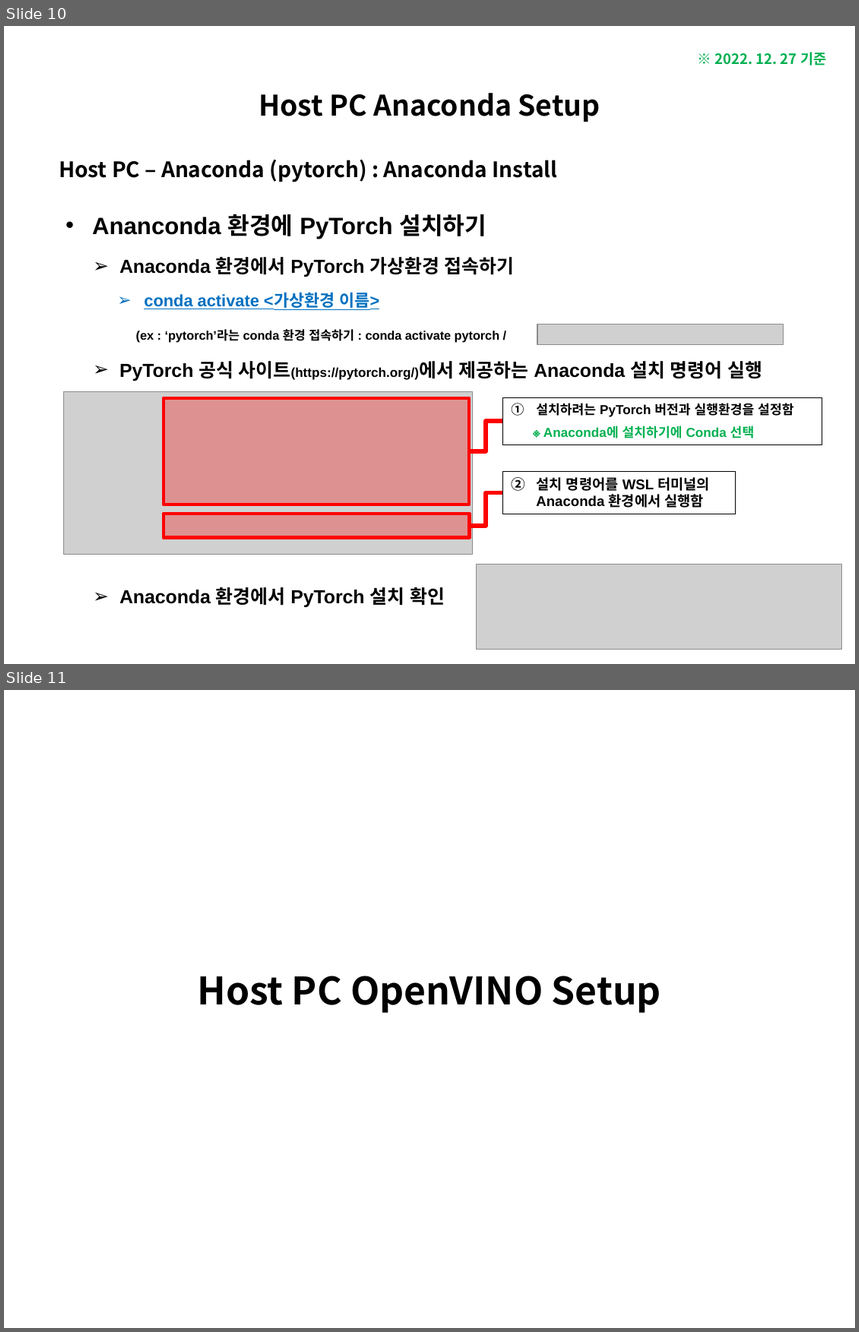
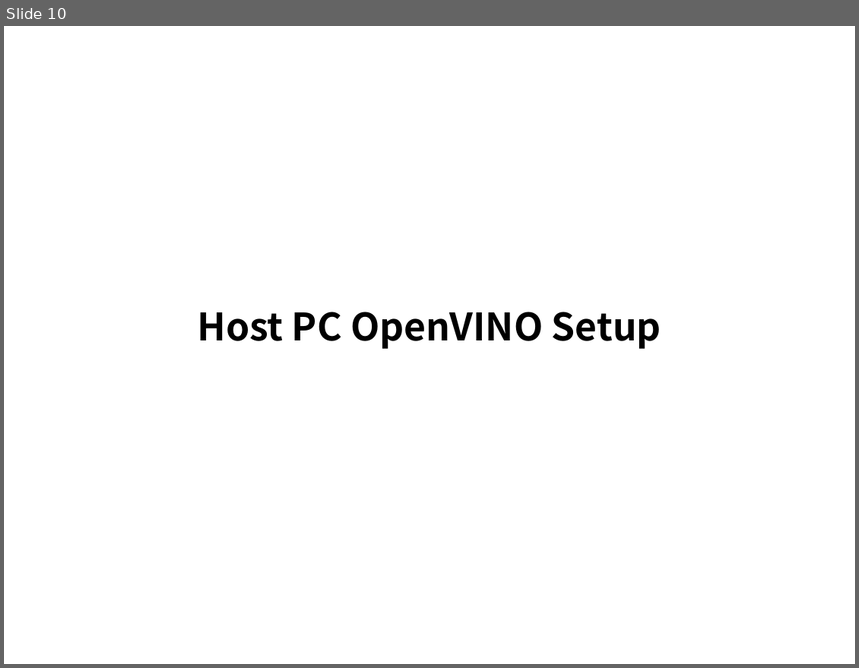
Before and after one commit to luwis93choi/Lecture-Materials-, a slide deck: PyTorch ONNX + Raspberry Pi + NCS Workflow.pptx. Shown one above the other, each under a label of ours: slides 10 and 11 before the commit, slide 10 after it. The pictures are 859x1332 and 859x668 pixels, drawn with LibreOffice and Linux fonts; fonts in the diff are those of the drawing; grey boxes stand for pictures. Boxes give left, top, right and bottom in pixels: in the first picture for what was removed or moved away, otherwise in the second. Text is boxed around its words. In the diff, an @@ line names an element or a change of style, - is before the commit and + after.

```diff
--- a/PyTorch ONNX + Raspberry Pi + NCS Workflow.pptx
+++ b/PyTorch ONNX + Raspberry Pi + NCS Workflow.pptx
@@ slide 10 removed at bbox=[4, 26, 855, 664], background #FFFFFF @@
@@ text removed at bbox=[715, 52, 826, 66] @@
-※ 2022. 12. 27 기준
@@ title removed at bbox=[259, 93, 601, 122] @@
-Host PC Anaconda Setup
@@ text removed at bbox=[59, 160, 558, 183] @@
-Host PC – Anaconda (pytorch) : Anaconda Install
@@ text removed at bbox=[92, 214, 762, 607] @@
-• Ananconda 환경에 PyTorch 설치하기
-  ➢ Anaconda 환경에서 PyTorch 가상환경 접속하기
-    ➢ conda activate <가상환경 이름>
-    (ex : ‘pytorch’라는 conda 환경 접속하기 : conda activate pytorch / )
-  ➢ PyTorch 공식 사이트(https://pytorch.org/)에서 제공하는 Anaconda 설치 명령어 실행
-  ➢ Anaconda 환경에서 PyTorch 설치 확인
@@ picture removed at bbox=[538, 324, 784, 344] @@
@@ picture removed at bbox=[63, 392, 472, 555] @@
@@ rectangle removed at bbox=[163, 399, 469, 506] @@
@@ rectangle removed at bbox=[503, 398, 822, 446] @@
-1. 설치하려는 PyTorch 버전과 실행환경을 설정함
-※ Anaconda에 설치하기에 Conda 선택
@@ elbow line removed from (470, 452) to (503, 421) @@
@@ rectangle removed at bbox=[503, 471, 735, 514] @@
-2. 설치 명령어를 WSL 터미널의 Anaconda 환경에서 실행함
@@ elbow line removed from (470, 525) to (503, 493) @@
@@ rectangle removed at bbox=[163, 514, 469, 537] @@
@@ picture removed at bbox=[477, 565, 842, 650] @@
@@ what was slide 11 is now slide 10 @@
```
Also in this commit, not shown: 1 other file.
